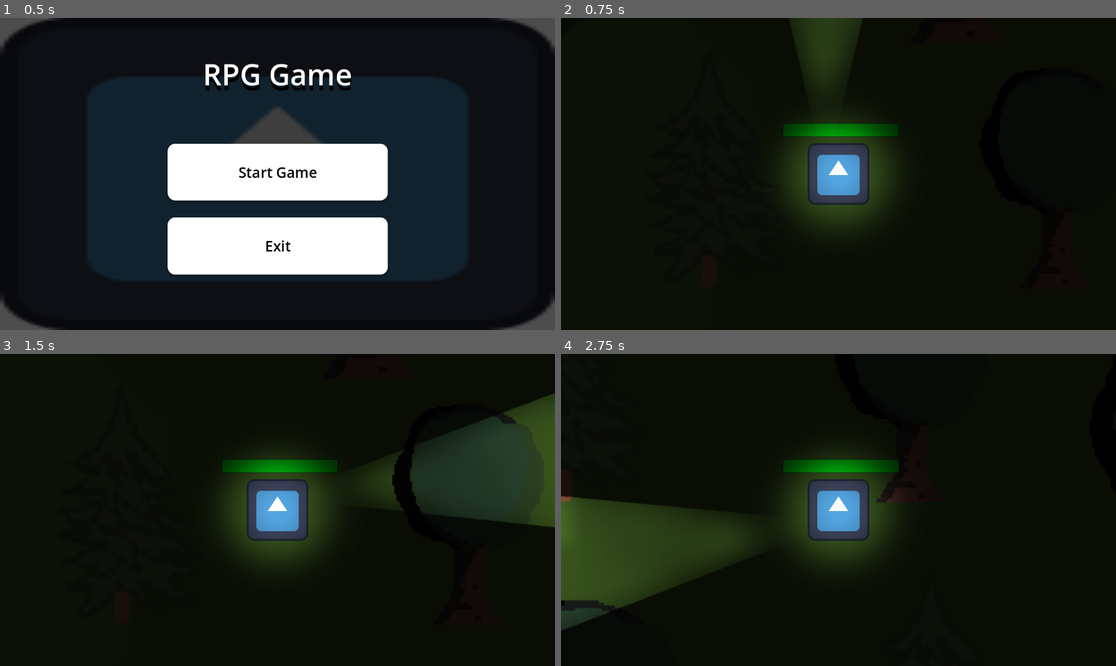
Above: before the commit, frames 1-4 (two rows, left to right).
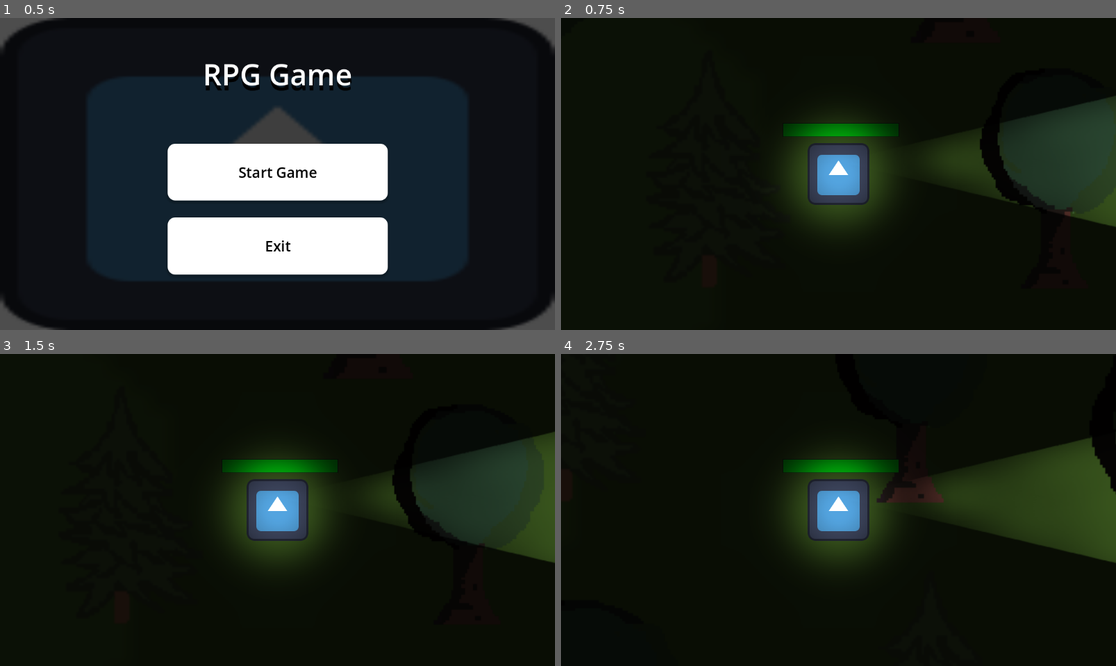
Above: after the commit, the same moments.

Repository: TDMXFFTF/RPG-GAME123
Game: Godot game, scene res://main_menu.tscn
Two runs of this game, one before a commit and one after it. Both use one fixed random seed, a clock stepped at 60 frames per second and the inputs below. The engine's default icon, where the game draws it, is replaced by a stand-in: a white triangle on a blue panel in a dark square.
Inputs (mouse positions are in pixels of both pictures, inside the frame that each line leads up to):
- Up to frame 1 (0.5 s): no input
- Up to frame 2 (0.75 s): click "Start Game" at 0.5 s
- Up to frame 3 (1.5 s): tap Enter at 1.25 s; move the mouse to (399, 494) at 1.27 s; hold D (right) from 1.28 s (still down)
- Up to frame 4 (2.75 s): move the mouse to (727, 525) at 2.02 s; release D (right) at 2.03 s; hold S (down) from 2.03 s (still down)

Frame 1 is identical in both runs. In frame 2, 9.9% of the frame differs, in the area x 41-100%, y 0-68%; in frame 3, 4.4%; in frame 4, 18%, in the area x 0-100%, y 26-89%.
Error after the commit: Invalid assignment of property or key 'wait_time' with value of type 'float' on a base object of type 'null instance'. (res://node_2d.gd:11)

Commit message:
Random Spawning

Diff:
--- /dev/null
+++ b/new-game-project/MobSpawn.tscn
@@ -0,0 +1,15 @@
+[gd_scene load_steps=2 format=3 uid="uid://b8pha7vg77id3"]
+
+[ext_resource type="Script" path="res://node_2d.gd" id="1_rec2s"]
+
+[node name="Mob" type="Node2D"]
+script = ExtResource("1_rec2s")
+
+[node name="SpawnTimer" type="Timer" parent="."]
+unique_name_in_owner = true
+
+[node name="StopTimer" type="Timer" parent="."]
+unique_name_in_owner = true
+
+[connection signal="timeout" from="SpawnTimer" to="." method="_on_spawn_timer_timeout"]
+[connection signal="timeout" from="StopTimer" to="." method="_on_stop_timer_timeout"]
--- a/new-game-project/background.tscn
+++ b/new-game-project/background.tscn
@@ -34,7 +34,6 @@
 [node name="CollisionShape2D2" type="CollisionShape2D" parent="StaticBody2D"]
 position = Vector2(5105, 551)
 rotation = -1.57593
-scale = Vector2(1, 1)
 shape = SubResource("RectangleShape2D_t1ybu")
 
 [node name="CollisionShape2D3" type="CollisionShape2D" parent="StaticBody2D"]
@@ -44,5 +43,4 @@
 [node name="CollisionShape2D4" type="CollisionShape2D" parent="StaticBody2D"]
 position = Vector2(-3773.96, 513.763)
 rotation = -1.57593
-scale = Vector2(1, 1)
 shape = SubResource("RectangleShape2D_t1ybu")
--- a/new-game-project/node_2d.gd
+++ b/new-game-project/node_2d.gd
@@ -1,14 +1,43 @@
 extends Node2D
 
+@export var mob_scene: PackedScene = preload("res://mob.tscn")
+@export var spawn_area: Rect2 = Rect2(Vector2.ZERO, Vector2(400, 300))
+@export var spawn_interval: float = 1.0
+@export var stop_after: float = 5.0
 
-# Called when the node enters the scene tree for the first time.
-func _ready() -> void:
-	pass # Replace with function body.
+func _ready():
+	randomize()
+
+	$SpawnTimer.wait_time = spawn_interval
+	$SpawnTimer.start()
+
+	$StopTimer.wait_time = stop_after
+	$StopTimer.one_shot = true
+	$StopTimer.start()
+
+func _on_spawn_timer_timeout() -> void:
+	spawn_mob()
 
 
-# Called every frame. 'delta' is the elapsed time since the previous frame.
-func _process(delta: float) -> void:
-	var aim_direction := Vector2.ZERO
-	aim_direction = global_position.direction_to(get_global_mouse_position())
-	if aim_direction.length() > 0.1:
-		rotation = aim_direction.angle()
+func _on_stop_timer_timeout() -> void:
+	$SpawnTimer.stop()
+	print("Stopped spawning mobs.")
+
+
+func spawn_mob():
+	if not mob_scene:
+		print("Mob scene not assigned!")
+		return
+
+	var mob = mob_scene.instantiate()
+
+	# NEED TO FIX RANDOM SPAWNING
+	var spawn_x = randf_range(spawn_area.position.x, spawn_area.position.x + spawn_area.size.x)
+	var spawn_y = randf_range(spawn_area.position.y, spawn_area.position.y + spawn_area.size.y)
+	mob.position = Vector2(spawn_x, spawn_y)
+
+
+	print("Spawning mob at:", mob.position)
+
+
+	get_tree().current_scene.add_child(mob)
Not shown: 1 places in new-game-project/background.tscn that only renumber resources
Not shown, changed: new-game-project/icon.svg.import
Not shown: 1 places in new-game-project/main_menu.tscn that only renumber resources
Not shown: 1 places in new-game-project/player.tscn that only renumber resources
